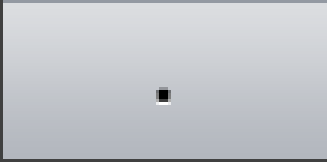
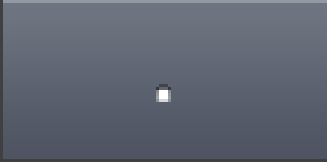
Layered file, before and after one edit (327px x 162px). Changes by layer:
showed group "Down" (2nd of 2, in "Back") (6 layers) over [3, 3, 327, 159]
